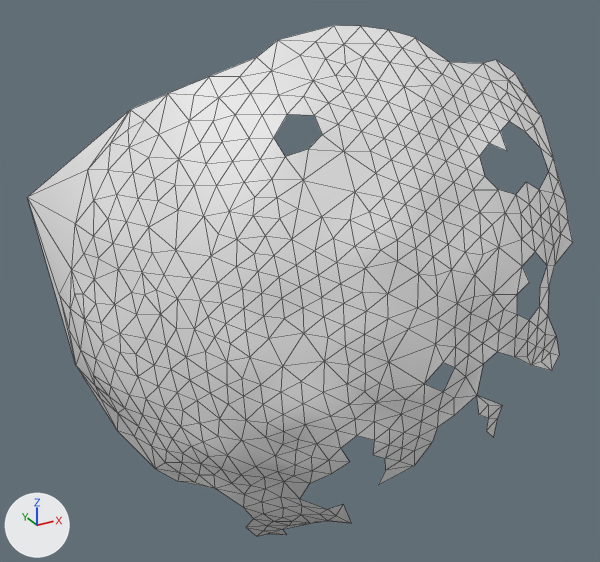
The OBJ model res/final/onecam_fullvolume/06/cleanedup/FullVolium.000312.obj, before and after one commit.
Camera for both pictures: a 50 mm camera at (475.2, 111.9, 254.4) aimed at (567.0, 278.8, 170.9). The lights are fixed; the arrows at lower left show +X, +Y and +Z. Mesh edges are drawn as thin lines. Where no turn or scale is listed for an object, it has been applied to the vertices.

Names of what the first picture shows: 'FullVolium.000312'.
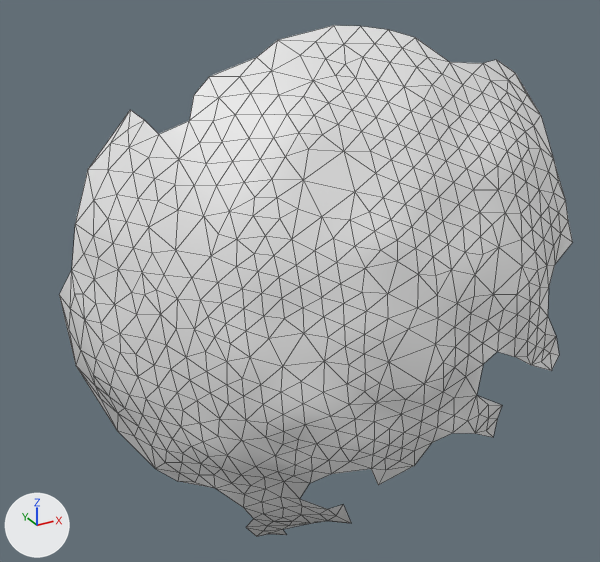
Boxes [x1, y1, x2, y2] around the edits, measured in the pictures (600 x 562 px):
```json
{"object": "FullVolium.000312", "change": "reshaped", "before": [27, 25, 573, 537], "after": [59, 25, 573, 537]}
{"part": 1, "of": "me_fullvolium_000312", "change": "cut back", "before": [27, 77, 208, 365], "after": [274, 114, 322, 157]}
{"part": 2, "of": "me_fullvolium_000312", "change": "added", "after": [332, 121, 549, 485]}
```

The change, as JSON lines over the scene's bpy script:
```json
{"block": "me_fullvolium_000312", "where": "# used by ob_fullvolium_000312; location = (0.0, 0.0, 0.0)"}
{"op": "remove", "block": "me_fullvolium_000312", "code": "me_fullvolium_000312.from_pydata(...)  # 507 vertices, 920 faces; spans x 512.2..620.4, y 231.3..323.6, z 102.6..232.0"}
{"op": "add", "block": "me_fullvolium_000312", "code": "me_fullvolium_000312.from_pydata(...)  # 520 vertices, 974 faces; spans x 512.7..620.4, y 231.2..301.4, z 102.6..232.0"}
{"block": "me_fullvolium_000312", "change": "me_fullvolium_000312 part 1"}
{"block": "me_fullvolium_000312", "change": "2 vertices are removed from x 512.2..538.1, y 286.1..323.6, z 188.7..218.9"}
{"block": "me_fullvolium_000312", "change": "10 faces are deleted"}
{"block": "me_fullvolium_000312", "change": "1 vertex is added at (555.9, 259.1, 213.9)"}
{"block": "me_fullvolium_000312", "change": "6 new faces join them"}
{"block": "me_fullvolium_000312", "change": "me_fullvolium_000312 part 2"}
{"block": "me_fullvolium_000312", "change": "14 vertices are added at x 558.6..608.4, y 231.2..248.2, z 143.1..208.8"}
{"block": "me_fullvolium_000312", "change": "58 new faces join them"}
```
